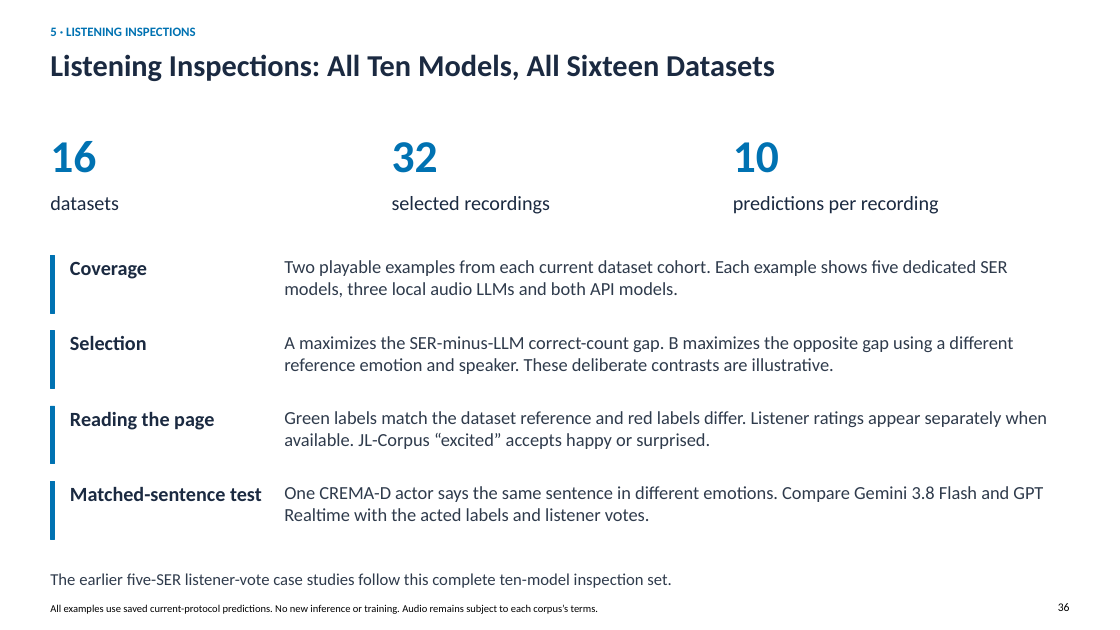
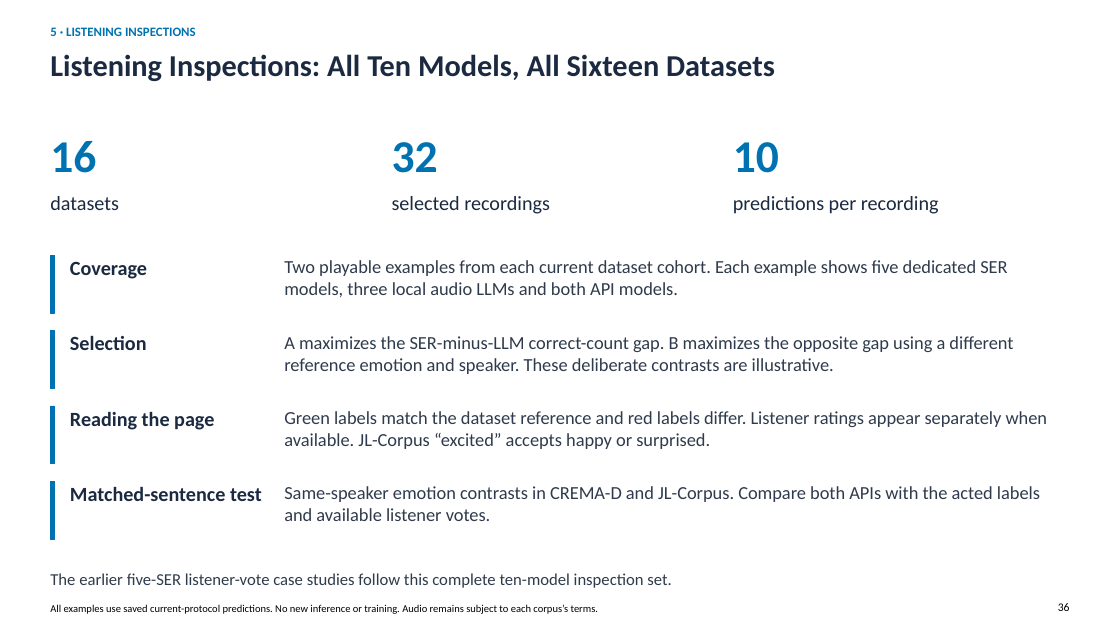
Before and after one commit to Davidlequnchen/emotion_recognition, a slide deck: slide 37 of emotion_recognition/presentation/updated/SER_evaluation_extended.pptx. Drawn at 1120x630 pixels with LibreOffice and Linux fonts; fonts in the diff are those of the drawing. Boxes give left, top, right and bottom in pixels: in the first picture for what was removed or moved away, otherwise in the second. Text is boxed around its words. In the diff, an @@ line names an element or a change of style, - is before the commit and + after.

```diff
--- a/emotion_recognition/presentation/updated/SER_evaluation_extended.pptx
+++ b/emotion_recognition/presentation/updated/SER_evaluation_extended.pptx
@@ text at <box>284,486,1040,521</box>: text changed @@
-One CREMA-D actor says the same sentence in different emotions. Compare Gemini 3.8 Flash and GPT Realtime with the acted labels and listener votes.
+Same-speaker emotion contrasts in CREMA-D and JL-Corpus. Compare both APIs with the acted labels and available listener votes.
```
Also in this commit, not shown: 44 other slides changed, 1 slide added, 14 other files.
